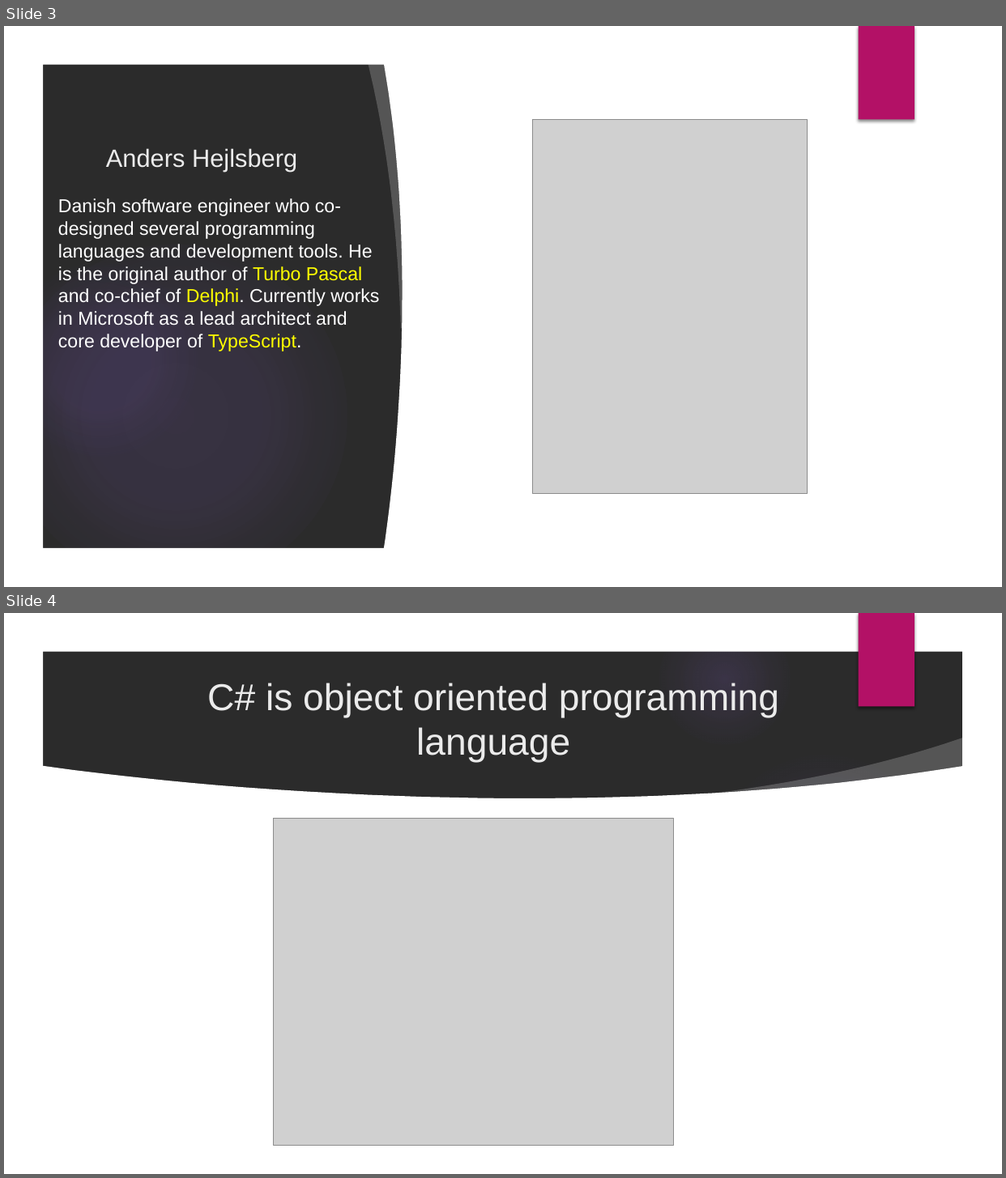
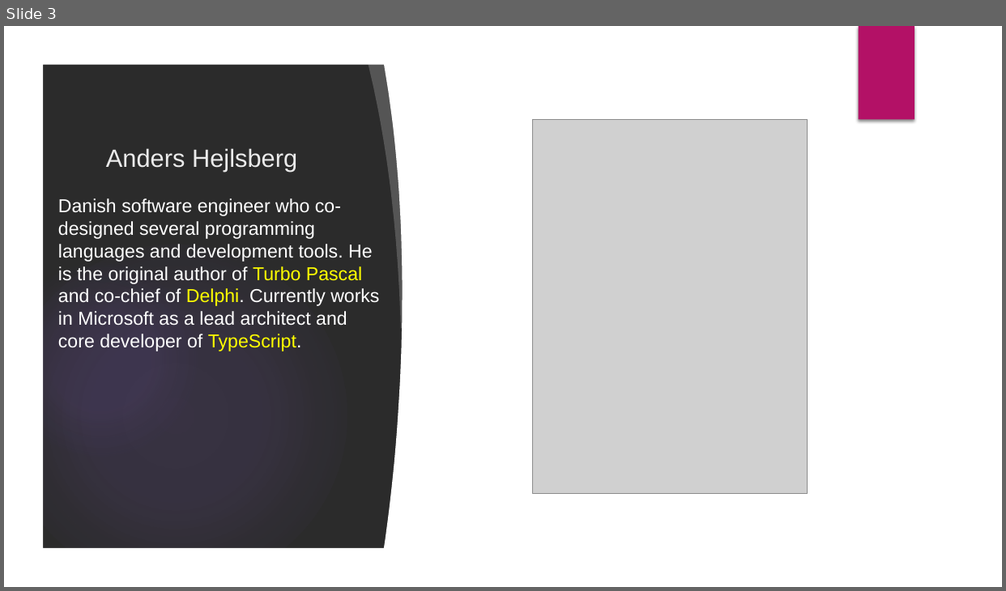
Before and after one commit to velizar92/CSharp-Programming-Presentations, a slide deck: C# Basics.pptx. Shown one above the other, each under a label of ours: slides 3 and 4 before the commit, slide 3 after it. The pictures are 1006x1178 and 1006x591 pixels, drawn with LibreOffice and Linux fonts; fonts in the diff are those of the drawing; grey boxes stand for pictures; background and template pictures are left out; a plain dark background stands for a picture behind light text. Boxes give left, top, right and bottom in pixels: in the first picture for what was removed or moved away, otherwise in the second. Text is boxed around its words. In the diff, an @@ line names an element or a change of style, - is before the commit and + after.

```diff
--- a/C# Basics.pptx
+++ b/C# Basics.pptx
@@ slide 4 removed at [4,613,1002,1174], background picture (left out); not listed: 6 template elements that a slide beside it also shows @@
@@ title removed at [207,683,779,763] @@
-C# is object oriented programming language
@@ freeform shape removed at [698,738,971,820] @@
@@ ellipse removed at [709,750,939,981] @@
@@ freeform shape removed at [41,766,965,1137] @@
@@ picture removed at [274,819,674,1146] @@
```
Also in this commit, not shown: 6 slides changed, 6 slides added.
